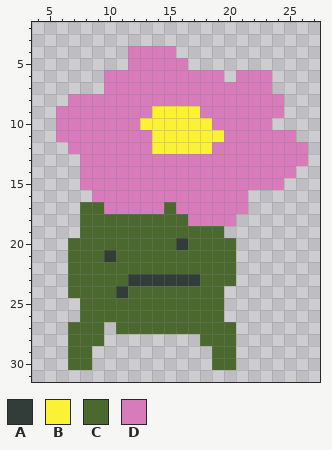
Pixel-art sprite, stored at Assets/Art/FlowerEnemy/FlowerEnemyAttack/FlowerEnemyAttack1.png. The picture above was drawn from the file before the commit.
The file is 32x32 pixels. Shown: x 4..27, y 2..31.
Palette (. is transparent): A #323c39  B #fbf236  C #4b692f  D #d77bba
Pixels before, first column x 6:
 4 ......DDDD...........
 5 ......DDDDD..........
 6 ....DDDDDDDDDD.DDD...
 7 ....DDDDDDDDDDDDDD...
 8 .DDDDDDDDDDDDDDDDDD..
 9 DDDDDDDDBBBBDDDDDDD..
10 DDDDDDDBBBBBBDDDDD...
11 DDDDDDDDBBBBBBDDDDDD.
12 .DDDDDDDBBBBBDDDDDDDD
13 ..DDDDDDDDDDDDDDDDDDD
14 ..DDDDDDDDDDDDDDDDDD.
15 ..DDDDDDDDDDDDDDDDD..
16 ...DDDDDDDDDDDDD.....
17 ..CCDDDDDCDDDDDD.....
18 ..CCCCCCCCCDDDD......
19 ..CCCCCCCCCCCC.......
20 .CCCCCCCCCACCCC......
21 .CCCACCCCCCCCCC......
22 .CCCCCCCCCCCCCC......
23 .CCCCCAAAAAACCC......
24 .CCCCACCCCCCCC.......
25 ..CCCCCCCCCCCC.......
26 ..CCCCCCCCCCCC.......
27 .CCC.CCCCCCCCCC......
28 .CCC........CCC......
29 .CC..........CC......
30 .CC..........CC......
The result:
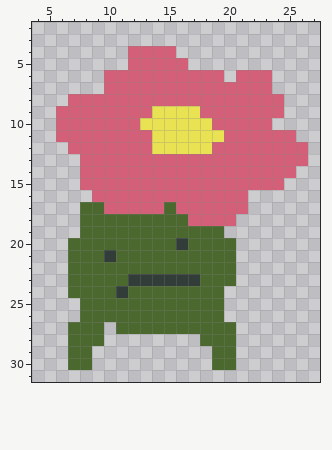
Edits made:
Colour B changes from #fbf236 to #e9e252.
Colour D changes from #d77bba to #d36078.
